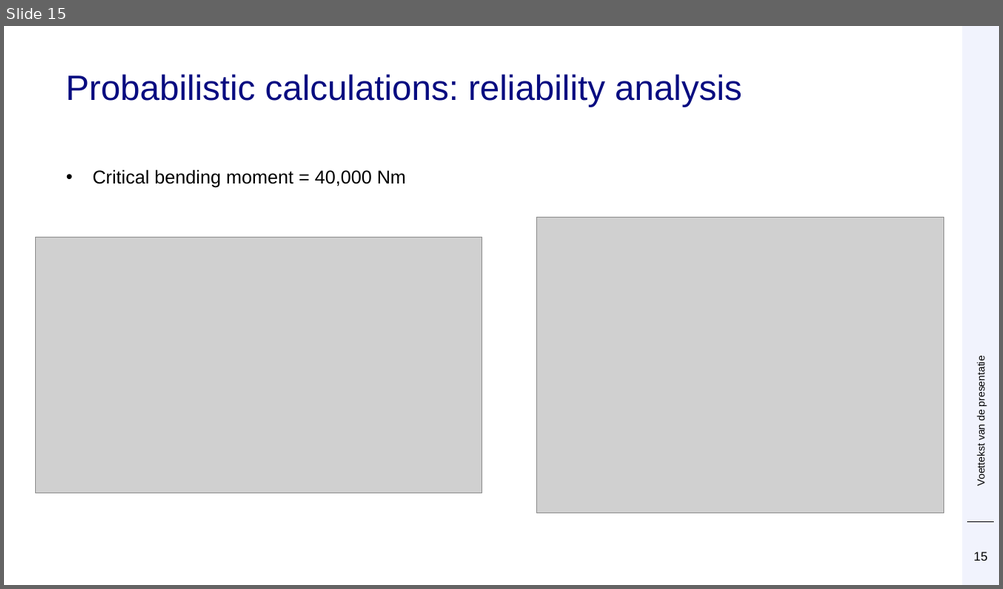
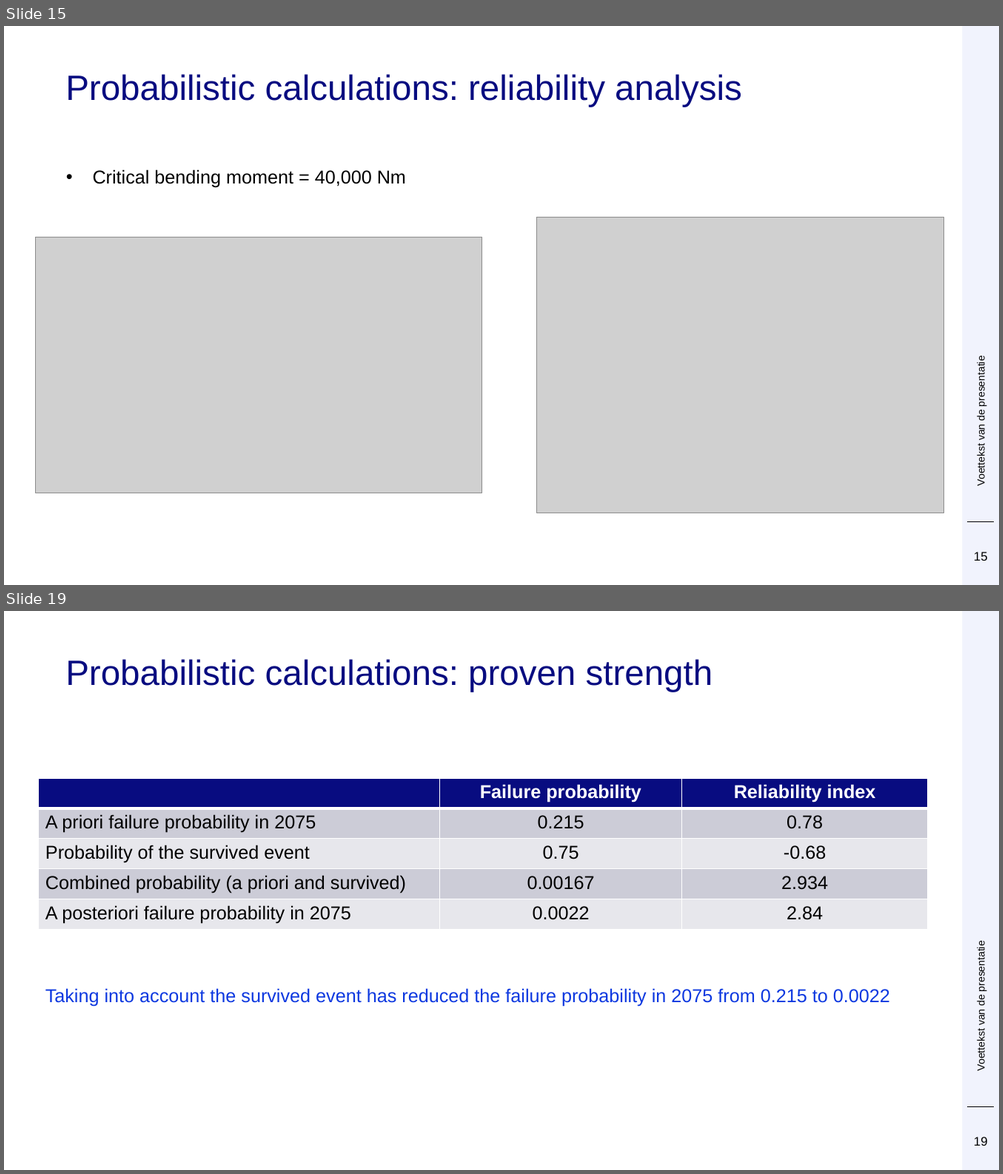
Before and after one commit to Deltares/ProbabilisticLibrary, a slide deck: sources/Deltares.Probabilistic.PWrapper.Examples/kratos/Prob Kratos DSD.pptx. Shown one above the other, each under a label of ours: slide 15 before the commit, slides 15 and 19 after it; the slides between them are not shown. The pictures are 1003x589 and 1003x1174 pixels, drawn with LibreOffice and Linux fonts; fonts in the diff are those of the drawing; grey boxes stand for pictures; background and template pictures are left out. Boxes give left, top, right and bottom in pixels: in the first picture for what was removed or moved away, otherwise in the second. Text is boxed around its words. In the diff, an @@ line names an element or a change of style, - is before the commit and + after.

```diff
--- a/sources/Deltares.Probabilistic.PWrapper.Examples/kratos/Prob Kratos DSD.pptx
+++ b/sources/Deltares.Probabilistic.PWrapper.Examples/kratos/Prob Kratos DSD.pptx
@@ slide 19 added at bbox=[4, 611, 999, 1170], background #FFFFFF; not listed: 2 template elements that a slide beside it also shows @@
@@ title added at bbox=[65, 659, 713, 692], 34 pt, text #080C80 @@
+Probabilistic calculations: proven strength
@@ table added at bbox=[38, 778, 928, 930], 5 rows, 3 columns @@
+ | Failure probability | Reliability index
+A priori failure probability in 2075 | 0.215 | 0.78
+Probability of the survived event | 0.75 | -0.68
+Combined probability (a priori and survived) | 0.00167 | 2.934
+A posteriori failure probability in 2075 | 0.0022 | 2.84
@@ text added at bbox=[975, 945, 987, 1071], 10 pt, text #000000 @@
+Voettekst van de presentatie
@@ text added at bbox=[45, 988, 890, 1007], 18 pt, text #0D38E0 @@
+Taking into account the survived event has reduced the failure probability in 2075 from 0.215 to 0.0022
@@ page number added at bbox=[973, 1137, 987, 1146], 12 pt, text #000000 @@
+19
```
Also in this commit, not shown: 4 slides changed, 1 other slide added, 1 other file.
